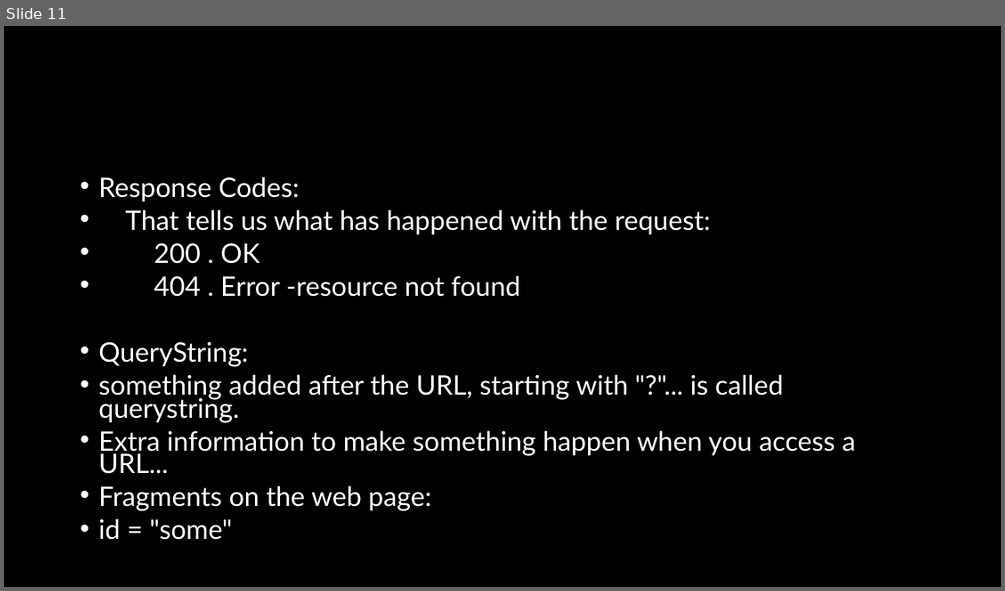
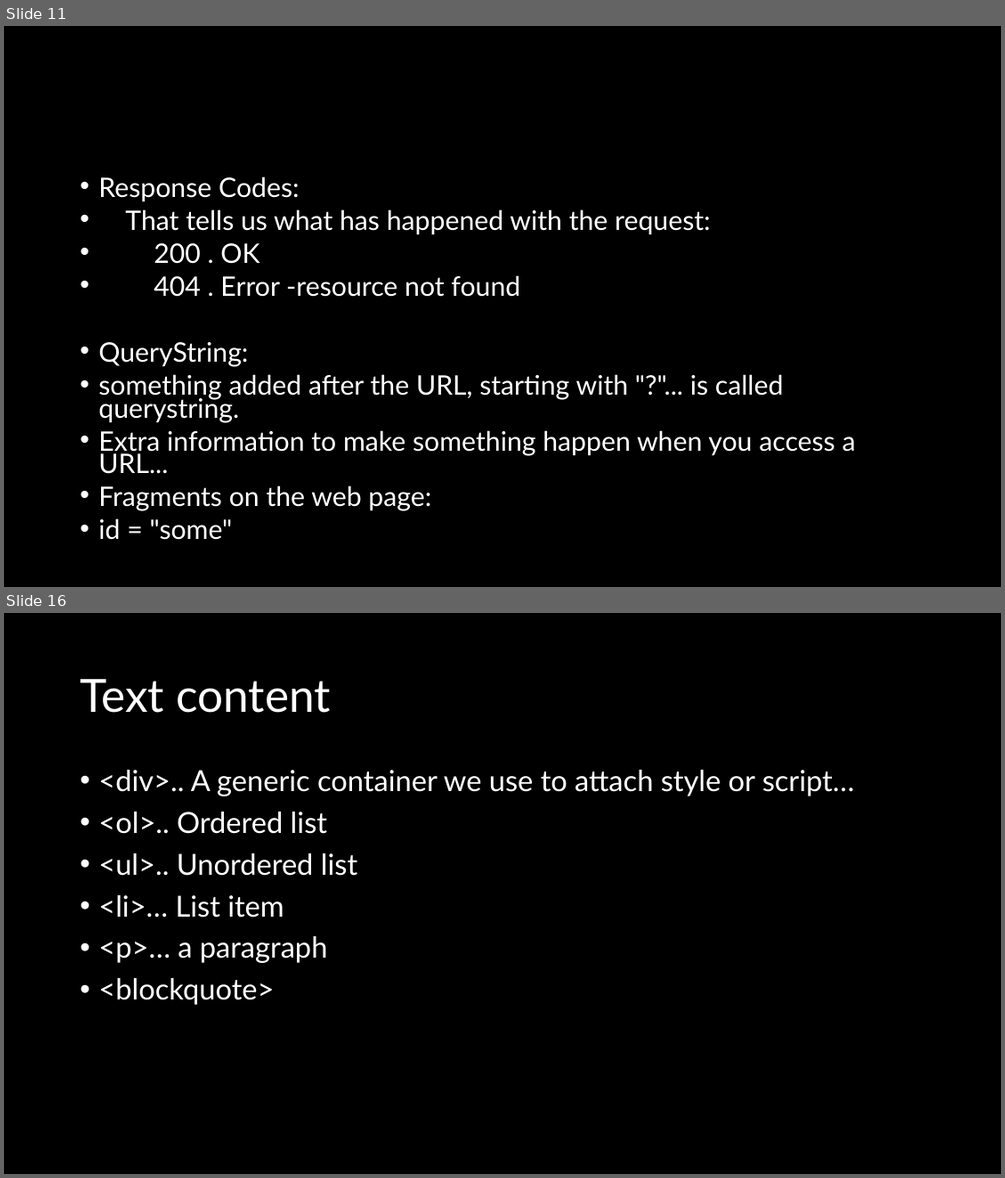
Before and after one commit to natiquekeyin/winter2025, a slide deck: FrontEnd/Week1&2/Week 1&2.pptx. Shown one above the other, each under a label of ours: slide 11 before the commit, slides 11 and 16 after it; the slides between them are not shown. The pictures are 1005x591 and 1005x1178 pixels, drawn with LibreOffice and Linux fonts; fonts in the diff are those of the drawing. Boxes give left, top, right and bottom in pixels: in the first picture for what was removed or moved away, otherwise in the second. Text is boxed around its words. In the diff, an @@ line names an element or a change of style, - is before the commit and + after.

```diff
--- a/FrontEnd/Week1&2/Week 1&2.pptx
+++ b/FrontEnd/Week1&2/Week 1&2.pptx
@@ slide 16 added at (x1=4, y1=613, x2=1001, y2=1174), background #000000 @@
@@ title added at (x1=80, y1=679, x2=330, y2=713), 44 pt, text #FFFFFF @@
+Text content
@@ text added at (x1=98, y1=770, x2=855, y2=1005), 28 pt, text #FFFFFF @@
+• <div>.. A generic container we use to attach style or script…
+• <ol>.. Ordered list
+• <ul>.. Unordered list
+• <li>… List item
+• <p>… a paragraph
+• <blockquote>
```
Also in this commit, not shown: 6 other slides added, 10 other files.
